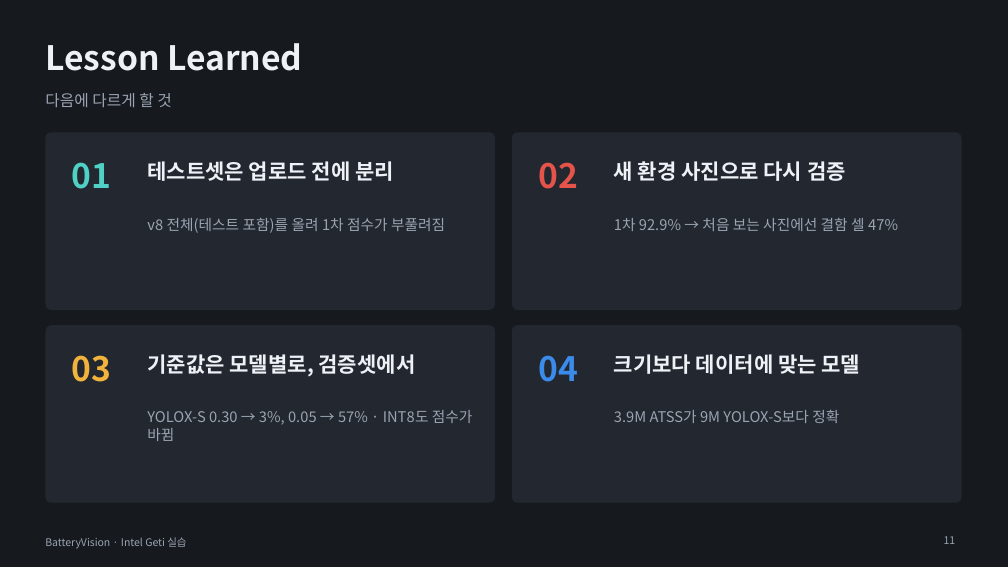
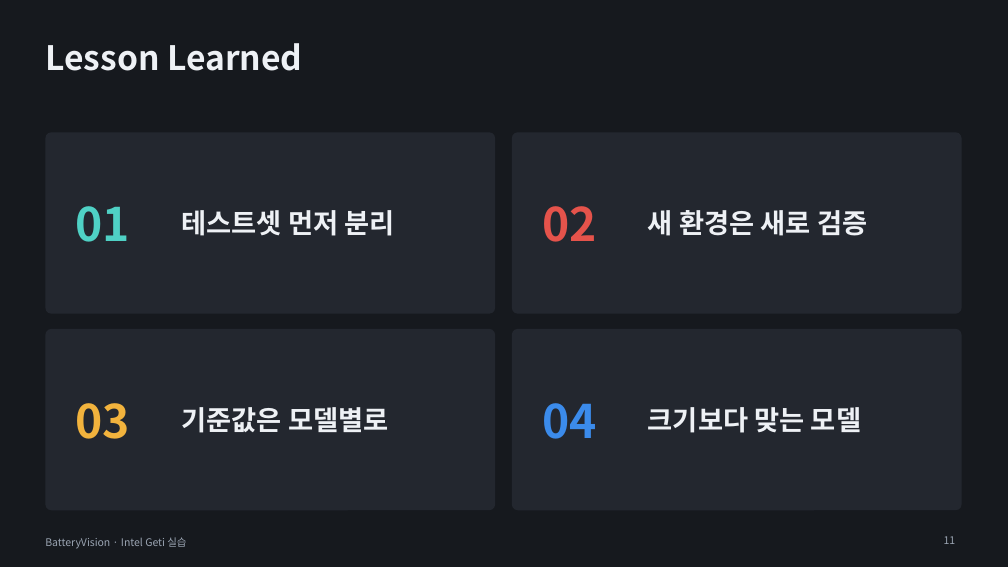
Before and after one commit to se4nchoi/batteryvision, a slide deck: slide 11 of docs/submission/BatteryVision_발표.pptx. Drawn at 1008x567 pixels with LibreOffice and Linux fonts; fonts in the diff are those of the drawing. Boxes give left, top, right and bottom in pixels: in the first picture for what was removed or moved away, otherwise in the second. Text is boxed around its words. In the diff, an @@ line names an element or a change of style, - is before the commit and + after.

```diff
--- a/docs/submission/BatteryVision_발표.pptx
+++ b/docs/submission/BatteryVision_발표.pptx
@@ text removed at [45,93,171,107] @@
-다음에 다르게 할 것
@@ rounded rectangle: place and size @@
-rounded rectangle at [45,132,495,310]
+rounded rectangle at [45,132,495,314]
@@ text "01": place and size @@
-text "01" at [72,162,112,189]
+text "01" at [76,206,131,242]
@@ vertical alignment top to middle in 4 elements at [648,407,861,433], [181,407,388,433], [648,210,867,236], [181,210,394,236] @@
@@ rounded rectangle: place and size @@
-rounded rectangle at [512,132,962,310]
+rounded rectangle at [512,132,962,314]
@@ text "02": place and size @@
-text "02" at [538,162,578,189]
+text "02" at [542,206,597,242]
@@ text removed at [147,218,445,233] @@
-v8 전체(테스트 포함)를 올려 1차 점수가 부풀려짐
@@ text at [181,210,394,236]: text changed; size 20 to 26 pt @@
-테스트셋은 업로드 전에 분리
+테스트셋 먼저 분리
@@ text removed at [614,218,898,231] @@
-1차 92.9% → 처음 보는 사진에선 결함 셀 47%
@@ text at [648,210,867,236]: text changed; size 20 to 26 pt @@
-새 환경 사진으로 다시 검증
+새 환경은 새로 검증
@@ proportions changed in 4 elements at [512,329,962,510], [45,132,495,314], [512,132,962,314], [45,329,495,510] @@
@@ rounded rectangle: place and size @@
-rounded rectangle at [512,325,962,503]
+rounded rectangle at [45,329,495,510]
@@ size 32 to 44 pt; vertical alignment top to middle in 4 elements at [76,206,131,242], [542,206,597,242], [542,403,597,439], [76,403,131,439] @@
@@ text "03": place and size @@
-text "03" at [72,355,112,382]
+text "03" at [76,403,131,439]
@@ rounded rectangle: place and size @@
-rounded rectangle at [45,325,495,503]
+rounded rectangle at [512,329,962,510]
@@ text "04": place and size @@
-text "04" at [538,355,578,382]
+text "04" at [542,403,597,439]
@@ text removed at [147,410,473,441] @@
-YOLOX-S 0.30 → 3%, 0.05 → 57% · INT8도 점수가 바뀜
@@ text at [181,407,388,433]: text changed; size 20 to 26 pt @@
-기준값은 모델별로, 검증셋에서
+기준값은 모델별로
@@ text removed at [614,410,839,423] @@
-3.9M ATSS가 9M YOLOX-S보다 정확
@@ text at [648,407,861,433]: text changed; size 20 to 26 pt @@
-크기보다 데이터에 맞는 모델
+크기보다 맞는 모델
```
Also in this commit, not shown: 10 other slides changed, 2 other files.
